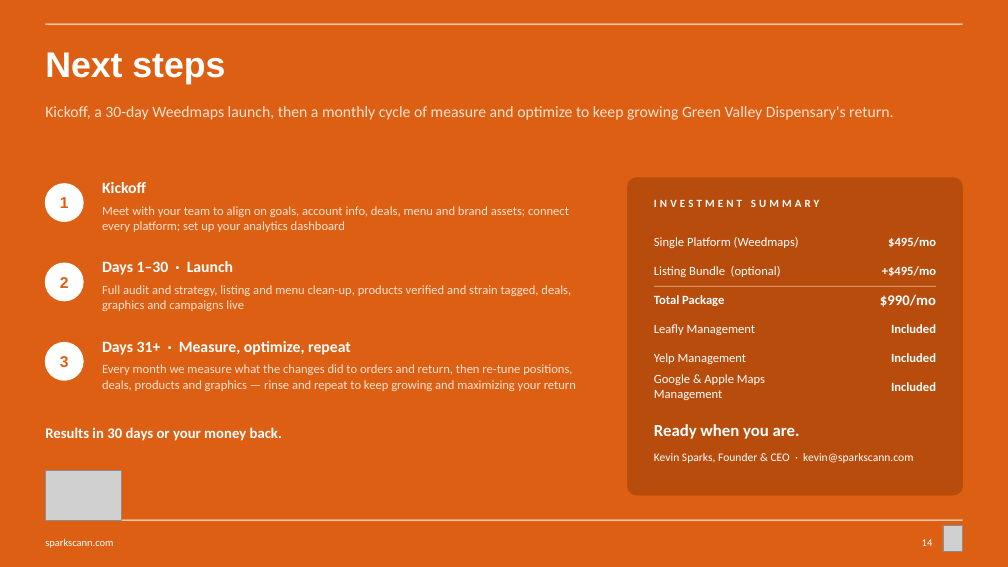
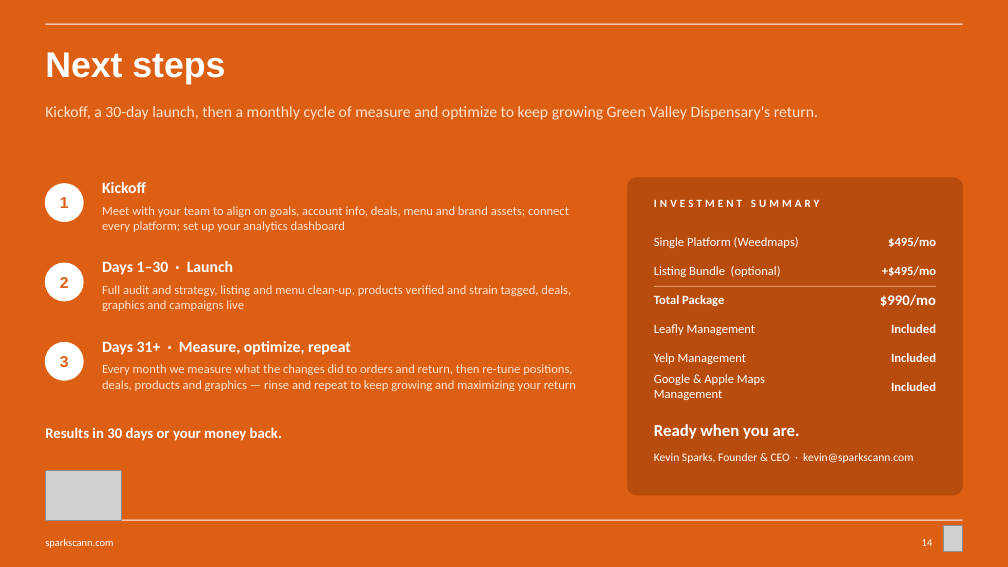
Before and after one commit to sparksmanagement/pitchdeckspecialist, a slide deck: slide 14 of decks/Sparks-x-example-green-valley.pptx. Drawn at 1008x567 pixels with LibreOffice and Linux fonts; fonts in the diff are those of the drawing; grey boxes stand for pictures. Boxes give left, top, right and bottom in pixels: in the first picture for what was removed or moved away, otherwise in the second. Text is boxed around its words. In the diff, an @@ line names an element or a change of style, - is before the commit and + after.

```diff
--- a/decks/Sparks-x-example-green-valley.pptx
+++ b/decks/Sparks-x-example-green-valley.pptx
@@ text at [45,106,818,120]: text changed @@
-Kickoff, a 30-day Weedmaps launch, then a monthly cycle of measure and optimize to keep growing Green Valley Dispensary's return.
+Kickoff, a 30-day launch, then a monthly cycle of measure and optimize to keep growing Green Valley Dispensary's return.
```
Also in this commit, not shown: 7 other slides changed, 1 other file.
